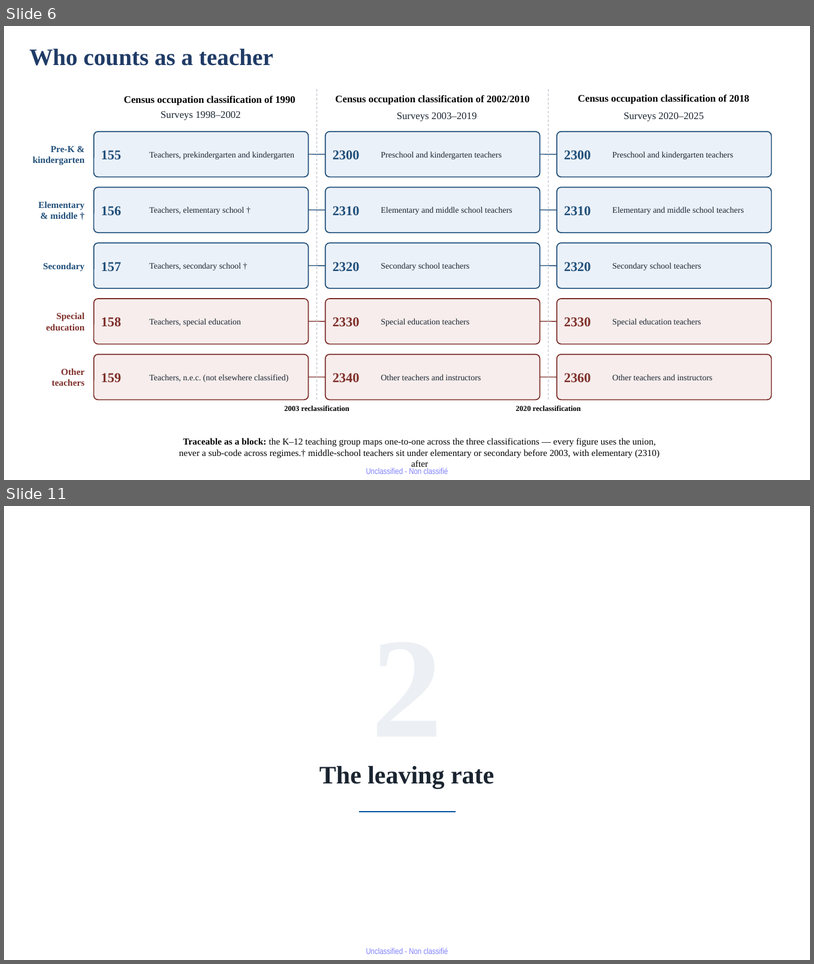
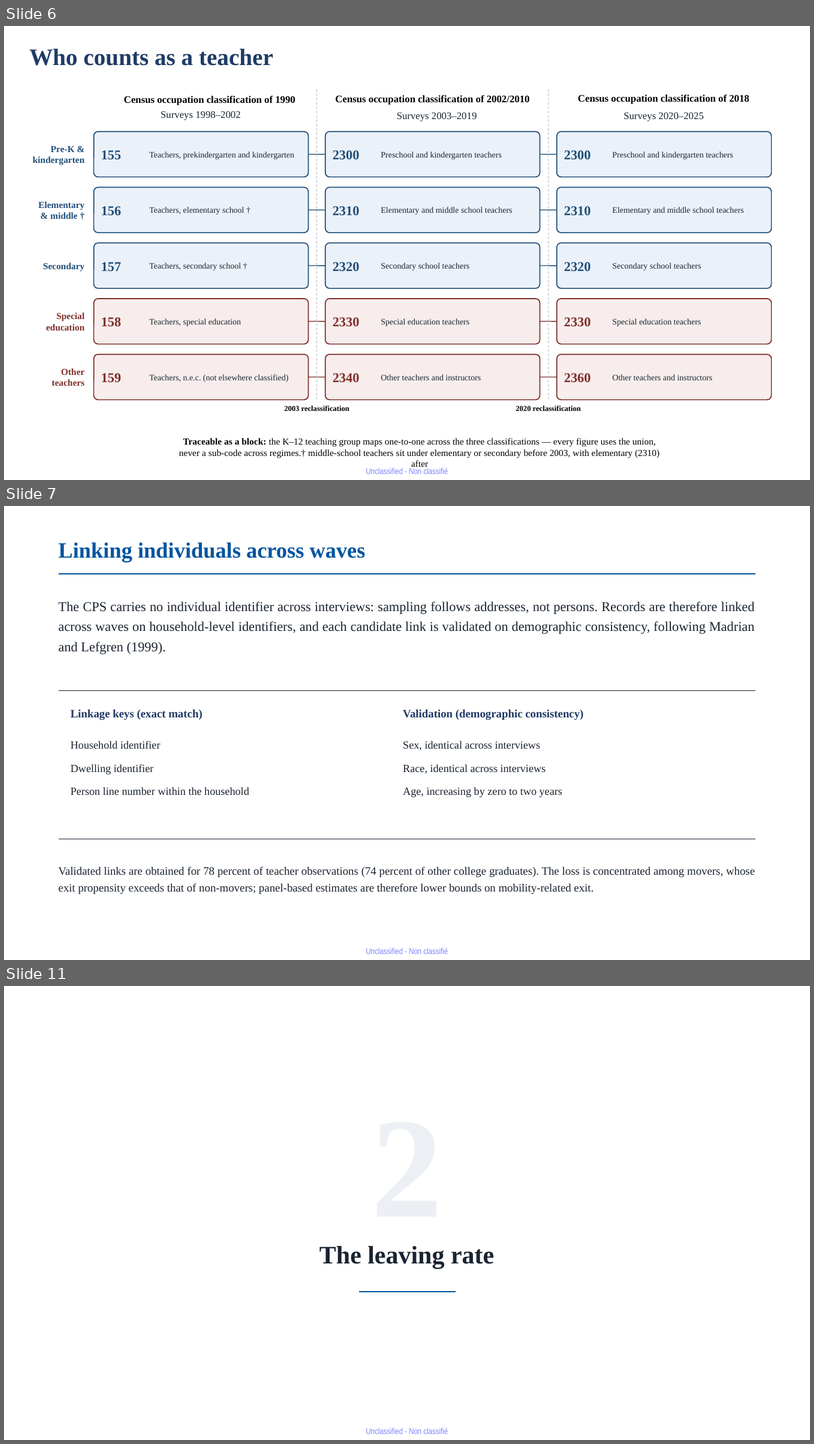
Before and after one commit to jedr1-ship-it/Alternative-Pathways----Quant, a slide deck: report/Proyect_US_v4.pptx. Shown one above the other, each under a label of ours: slides 6 and 11 before the commit, slides 6, 7 and 11 after it; the slides between them are not shown. The pictures are 814x964 and 814x1444 pixels, drawn with LibreOffice and Linux fonts; fonts in the diff are those of the drawing. Boxes give left, top, right and bottom in pixels: in the first picture for what was removed or moved away, otherwise in the second. Text is boxed around its words. In the diff, an @@ line names an element or a change of style, - is before the commit and + after.

```diff
--- a/report/Proyect_US_v4.pptx
+++ b/report/Proyect_US_v4.pptx
@@ slide 7 added at bbox=[4, 506, 810, 960], background #FFFFFF; not listed: 1 template element that a slide beside it also shows @@
@@ text added at bbox=[59, 542, 366, 562], 26 pt, text #00549F, bold @@
+Linking individuals across waves
@@ line added from (59, 574) to (756, 574), #00549F 1.2 pt @@
@@ text added at bbox=[59, 601, 755, 654], 16 pt, text #1A2430 @@
+The CPS carries no individual identifier across interviews: sampling follows addresses, not persons. Records are therefore linked across waves on household-level identifiers, and each candidate link is validated on demographic consistency, following Madrian and Lefgren (1999).
@@ line added from (59, 691) to (756, 691), #1A2430 1 pt @@
@@ text added at bbox=[71, 709, 202, 720], 13.5 pt, text #1F3864, bold @@
+Linkage keys (exact match)
@@ text added at bbox=[403, 709, 584, 720], 13.5 pt, text #1F3864, bold @@
+Validation (demographic consistency)
@@ text added at bbox=[71, 741, 249, 795], 13 pt, text #1A2430 @@
+Household identifier
+Dwelling identifier
+Person line number within the household
@@ text added at bbox=[403, 741, 563, 797], 13 pt, text #1A2430 @@
+Sex, identical across interviews
+Race, identical across interviews
+Age, increasing by zero to two years
@@ line added from (59, 839) to (756, 839), #1A2430 1 pt @@
@@ text added at bbox=[59, 866, 755, 894], 13.5 pt, text #1A2430 @@
+Validated links are obtained for 78 percent of teacher observations (74 percent of other college graduates). The loss is concentrated among movers, whose exit propensity exceeds that of non-movers; panel-based estimates are therefore lower bounds on mobility-related exit.
```
Also in this commit, not shown: 4 slides changed, 1 slide removed, 3 other files.
